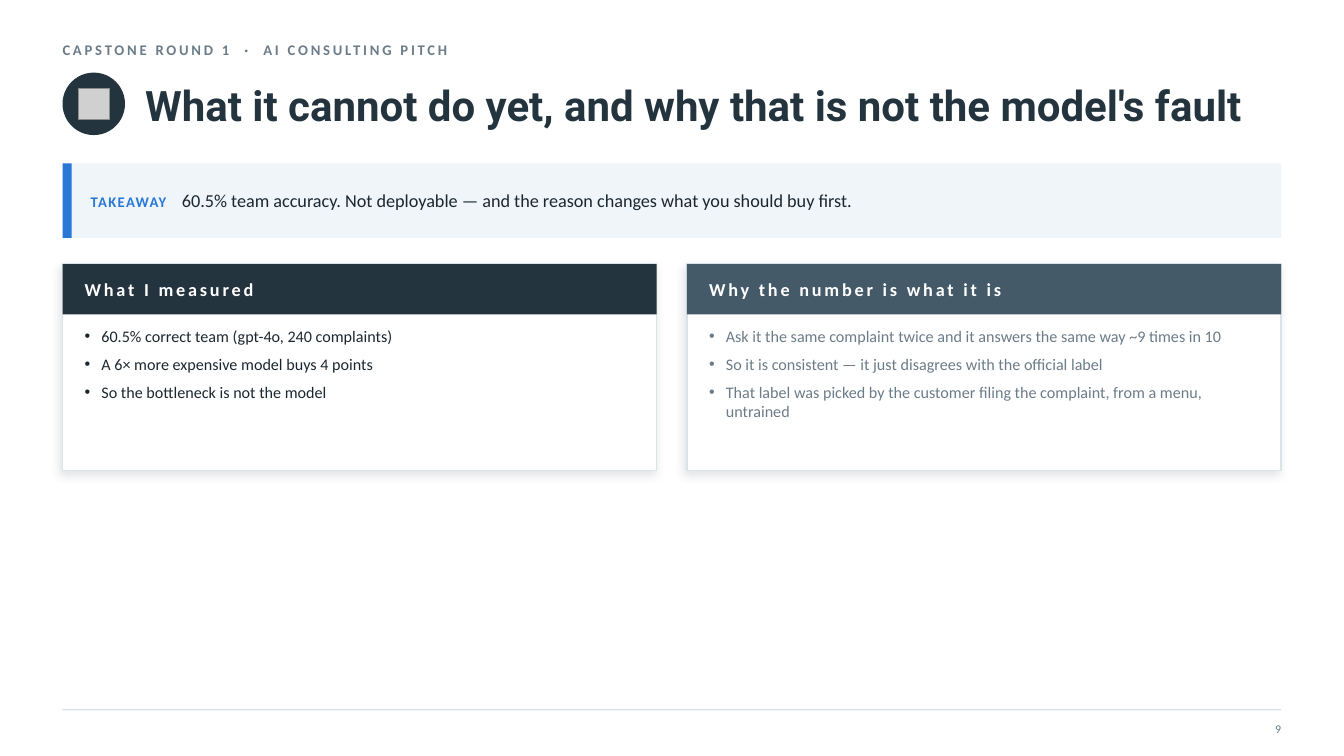
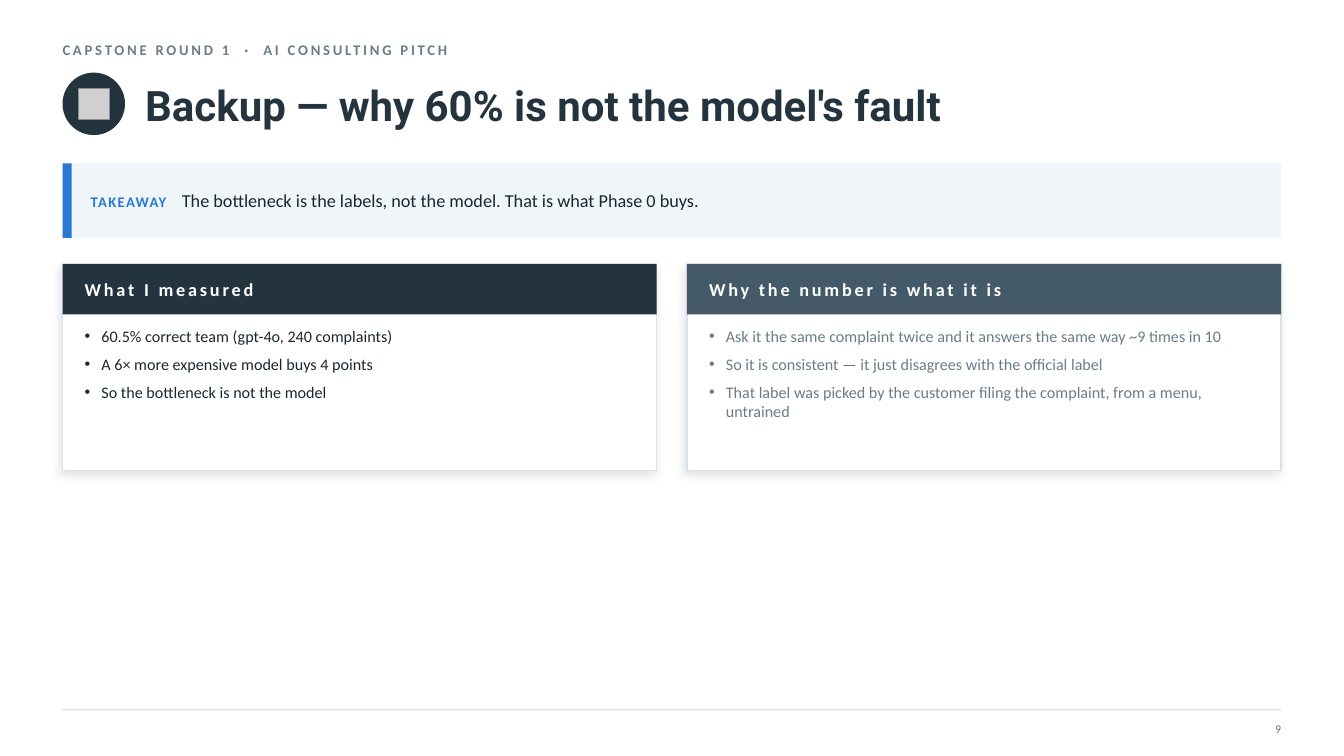
Before and after one commit to nyelugo/PROJECT-Capstone-AI-Consulting, a slide deck: slide 11 of presentation/round1_pitch.pptx (slide 10 before the commit). Drawn at 1344x756 pixels with LibreOffice and Linux fonts; fonts in the diff are those of the drawing; grey boxes stand for pictures. Boxes give left, top, right and bottom in pixels: in the first picture for what was removed or moved away, otherwise in the second. Text is boxed around its words. In the diff, an @@ line names an element or a change of style, - is before the commit and + after.

```diff
--- a/presentation/round1_pitch.pptx
+++ b/presentation/round1_pitch.pptx
@@ text at (x1=145, y1=89, x2=940, y2=130): text changed @@
-What it cannot do yet, and why that is not the model's fault
+Backup — why 60% is not the model's fault
@@ text at (x1=91, y1=194, x2=699, y2=210): text changed @@
-TAKEAWAY 60.5% team accuracy. Not deployable — and the reason changes what you should buy first.
+TAKEAWAY The bottleneck is the labels, not the model. That is what Phase 0 buys.
```
Also in this commit, not shown: 11 other slides changed, 1 slide added, 4 slides removed, 2 other files.
